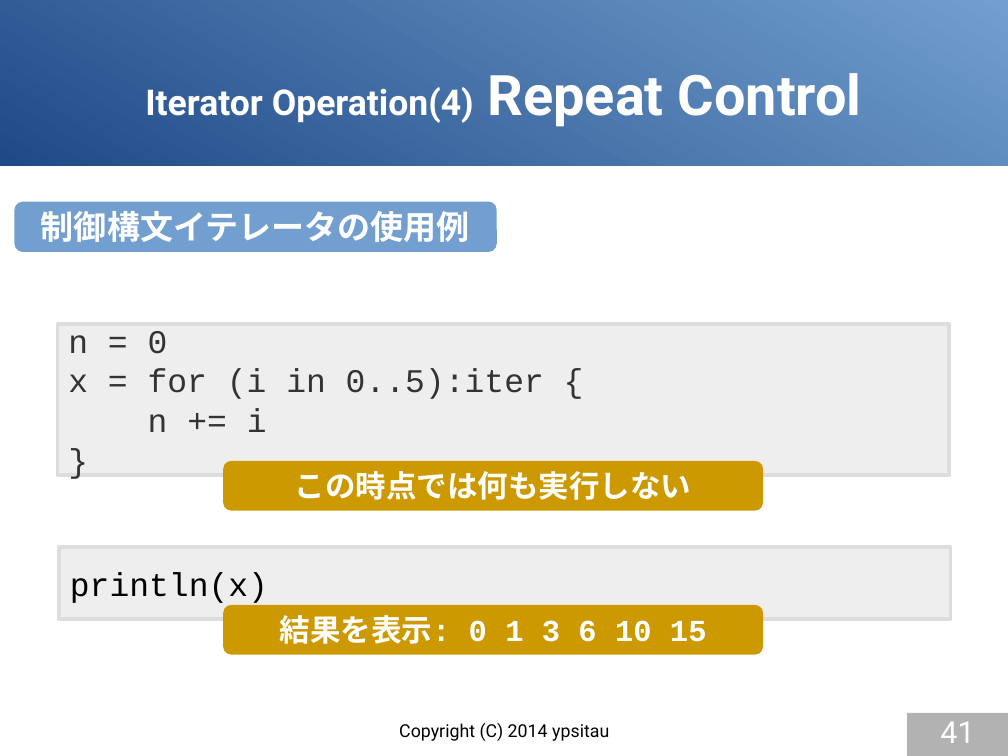
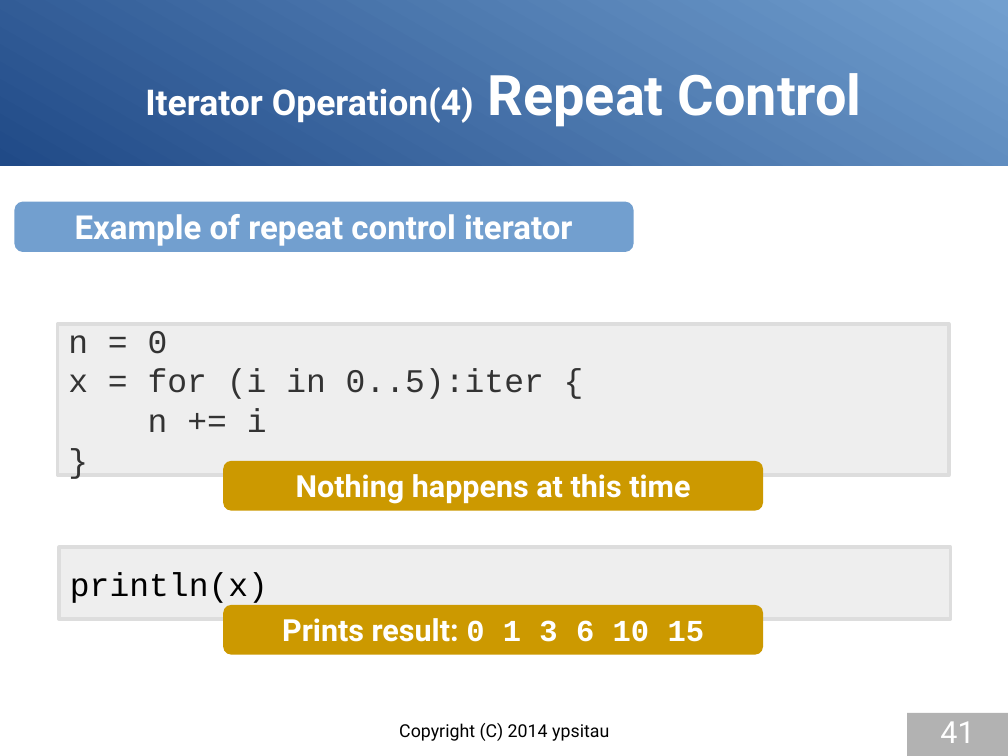
Before and after one commit to gura-lang/gura-doc, a slide deck: slide 41 of presentation/gura-introduction-e.odp. Drawn at 1008x756 pixels with LibreOffice and Linux fonts; fonts in the diff are those of the drawing. Boxes give left, top, right and bottom in pixels: in the first picture for what was removed or moved away, otherwise in the second. Text is boxed around its words. In the diff, an @@ line names an element or a change of style, - is before the commit and + after.

```diff
--- a/presentation/gura-introduction-e.odp
+++ b/presentation/gura-introduction-e.odp
@@ rounded rectangle removed at <box>15,201,498,252</box> @@
-制御構文イテレータの使用例
@@ rounded rectangle added at <box>15,201,634,252</box>, fill #729FCF, 26 pt, text #FFFFFF, bold @@
+Example of repeat control iterator
@@ text in rounded rectangle at <box>296,474,690,504</box>: text changed; font Courier New to Roboto @@
-この時点では何も実行しない
+Nothing happens at this time
@@ text in rounded rectangle at <box>282,618,705,642</box>: text changed; font Courier New to Roboto @@
-結果を表示: 0 1 3 6 10 15
+Prints result: 0 1 3 6 10 15
```
Also in this commit, not shown: 12 other slides changed, 5 slides added, 5 slides removed.
